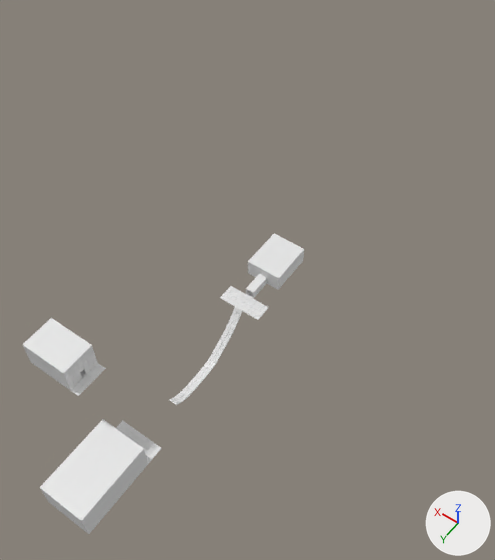
Two versions of the Blender file Assets/Meshes/MenuLevel/MenuLevel.blend, one commit apart.
Camera for both pictures: a camera (50 mm lens) standing at (-94.0, 173.0, 236.0) and looking at (7.0, 30.0, 12.0). The axes (+X, +Y, +Z) are drawn at lower right. The lights are the same throughout. The older version comes first. Objects named as collision shapes, trigger or cutter boxes, shadow casters or lower levels of detail are left out.

Script lines for the objects in view, before the commit:
```python
ob_saveroom_010 = bpy.data.objects.new('SaveRoom.010', me_cube_045)
ob_saveroom_010.parent = ob_saveroom
ob_saveroom_010.location = (34.0, 111.0, 21.01)
ob_saveroom_010.rotation_euler = (1.571, 0.0, -7.854)  # degrees (90, 0, 270)
ob_tile_005 = bpy.data.objects.new('Tile.005', me_cube_006)
ob_tile_005.location = (14.0, 0.0, 8.0)
ob_tile_005.rotation_euler = (0.0, 3.142, 0.0)  # degrees (0, 180, 0)
ob_tile_009 = bpy.data.objects.new('Tile.009', me_cube_010)
ob_tile_009.location = (-2.0, 36.0, 0.0)
ob_tile_009.rotation_euler = (0.0, 0.0, -1.571)  # degrees (0, 0, -90)
# also in view: 'Tile.037' at (7.0, 125.0, 3.0); 'SaveRoom.004' at (36.0, 105.0, 32.0); 'Tile.025' at (-3.0, 125.0, -4.0); 'Tile.018' at (7.0, 105.0, -11.0)
```
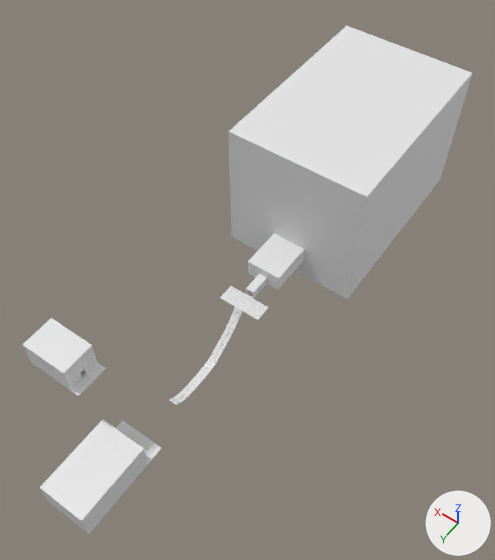
Location of each change, (x1, y1, x2, y2) in pixels of the pictures (495 x 560 px):
'IO.003', added
    after: (229, 26, 472, 197)
'IO.006', added
    after: (228, 131, 367, 280)
'IO.001', added
    after: (347, 74, 472, 299)
'IO.005', added
    after: (231, 223, 350, 299)
'IO.008', added
    after: (303, 255, 351, 285)
'IO.007', added
    after: (231, 217, 270, 241)

The change, as a list of edits to the scene's bpy script:
```text
Add ob_io_008:
    ob_io_008 = bpy.data.objects.new('IO.008', me_cube_045.copy())  # the mesh of ob_saveroom_010; modifiers ARRAY, ARRAY
    ob_io_008.parent = ob_io
    ob_io_008.location = (4.0, -1.0, 3.0)
    ob_io_008.rotation_euler = (7.854, 3.142, 0.0)  # degrees (90, 180, 0)
Add ob_io:
    ob_io = bpy.data.objects.new('IO', me_cube_045.copy())  # the mesh of ob_saveroom_010; modifiers ARRAY, ARRAY
    ob_io.location = (38.0, -2.0, -10.0)
    ob_io.rotation_euler = (3.142, 3.142, 0.0)  # degrees (180, 180, 0)
Add ob_io_007:
    ob_io_007 = bpy.data.objects.new('IO.007', me_cube_045.copy())  # the mesh of ob_saveroom_010; modifiers ARRAY, ARRAY
    ob_io_007.parent = ob_io
    ob_io_007.location = (38.0, -1.0, 3.0)
    ob_io_007.rotation_euler = (7.854, 3.142, 0.0)  # degrees (90, 180, 0)
Add ob_io_006:
    ob_io_006 = bpy.data.objects.new('IO.006', me_cube_045.copy())  # the mesh of ob_saveroom_010; modifiers ARRAY, ARRAY
    ob_io_006.parent = ob_io
    ob_io_006.location = (38.0, -1.0, 53.0)
    ob_io_006.rotation_euler = (7.854, 3.142, 0.0)  # degrees (90, 180, 0)
Add ob_io_005:
    ob_io_005 = bpy.data.objects.new('IO.005', me_cube_045.copy())  # the mesh of ob_saveroom_010; modifiers ARRAY, ARRAY
    ob_io_005.parent = ob_io
    ob_io_005.location = (38.0, -1.0, -1.0)
    ob_io_005.rotation_euler = (7.854, 3.142, 0.0)  # degrees (90, 180, 0)
Add ob_io_003:
    ob_io_003 = bpy.data.objects.new('IO.003', me_cube_045.copy())  # the mesh of ob_saveroom_010; modifiers ARRAY, ARRAY
    ob_io_003.parent = ob_io
    ob_io_003.location = (-24.0, -2.0, 54.0)
    ob_io_003.rotation_euler = (3.142, 6.283, 0.0)  # degrees (180, 360, 0)
Add ob_io_001:
    ob_io_001 = bpy.data.objects.new('IO.001', me_cube_045.copy())  # the mesh of ob_saveroom_010; modifiers ARRAY, ARRAY
    ob_io_001.parent = ob_io
    ob_io_001.location = (-25.0, -2.0, -9.0)
    ob_io_001.rotation_euler = (3.142, 4.712, 0.0)  # degrees (180, 270, 0)
```
